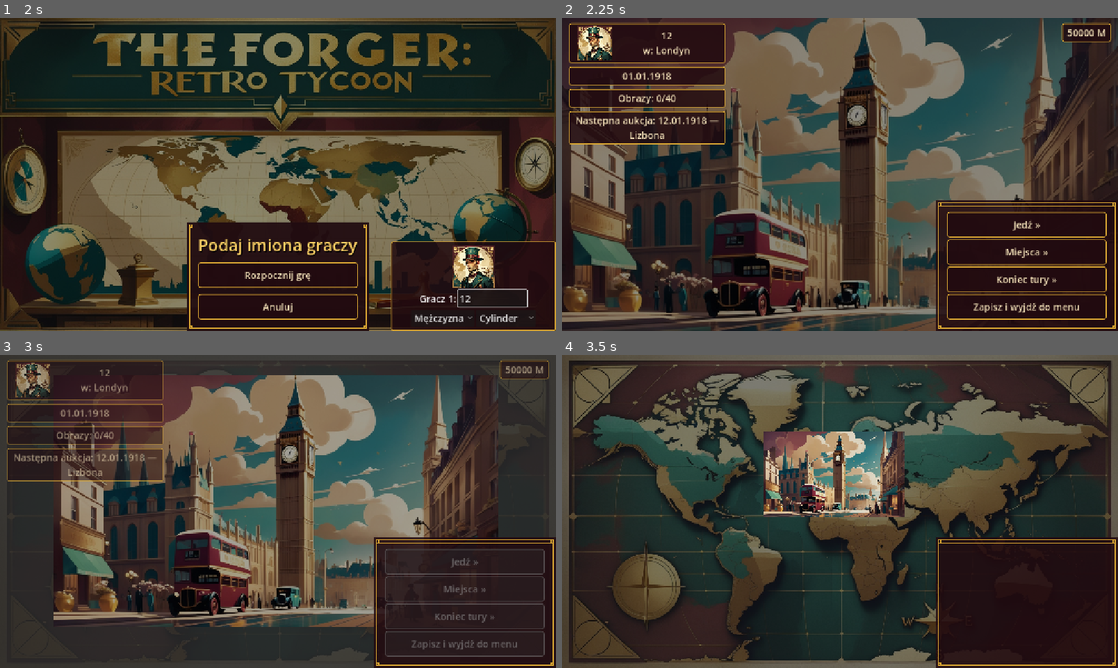
Above: before the commit, frames 1-4 (two rows, left to right).
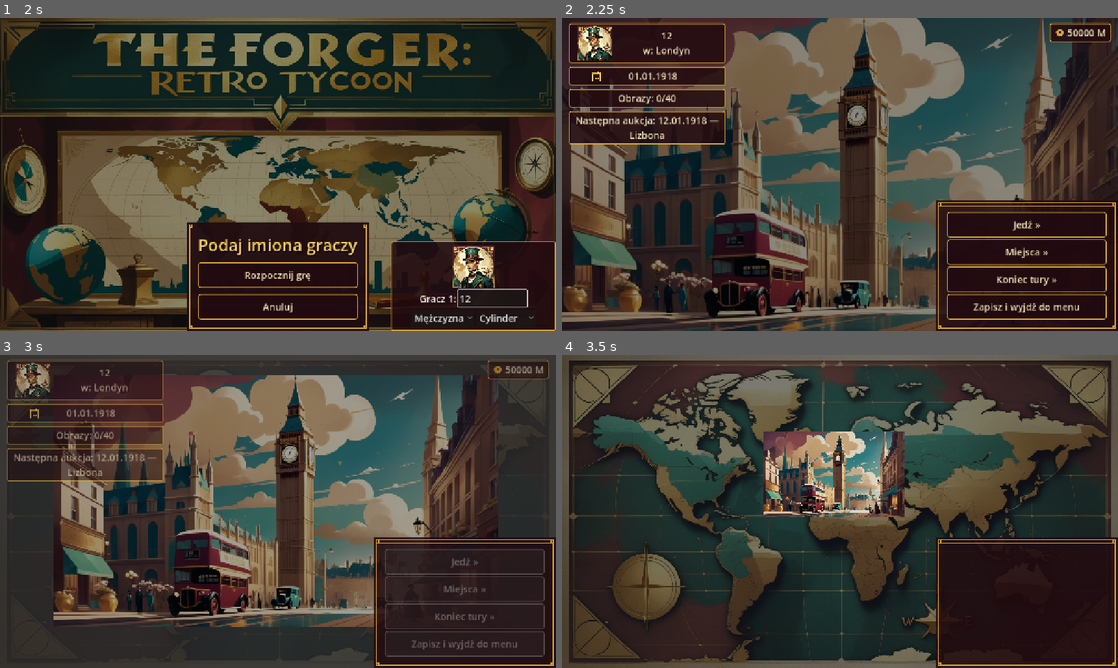
Above: after the commit, the same moments.

Repository: cinekm20/the-forger-retro-tycoon
Game: Godot game, scene res://scenes/main_menu/MainMenu.tscn
The game is run twice, just before and just after one commit, with the same random seed, the same clock (stepped at 60 frames per second) and the same inputs.
Inputs (mouse positions are in pixels of both pictures, inside the frame that each line leads up to):
- Up to frame 1 (2 s): click "Nowa gra" at 0.5 s; click (494, 299) at 1.27 s; type "12" at 1.35 s
- Up to frame 2 (2.25 s): click "Rozpocznij grę" at 2 s
- Up to frame 3 (3 s): click "Jedź »" at 2.75 s
- Up to frame 4 (3.5 s): no input

Frame 1 is identical in both runs. In frame 2, 0.3% of the frame differs, in the area x 5-91%, y 1-21%; in frame 3, 0.2%; in frame 4, nothing differs.

Commit message:
Dopnij ikony statystyk (gotówka/data/eksperckość) natywnie, bez Leonardo
Nowy StatIcon.gd (ten sam wzorzec co MapPin.gd/VaultIcon.gd/
PlantationTileIcon.gd) rysuje monetę, kalendarzyk i lupę. Doklejone
przez ScreenHelpers.make_info_box/make_corner_status_row do każdej
skrzynki gotówki/daty (Hub, Warehouse, ArtSchool, Races, StockMarket,
Market, SecurityScreen, Plantation, AuctionHouse) i przy eksperckości
w ArtSchool. Pasek postępu aukcji był już stylowany natywnie wcześniej.

Diff:
--- a/game/scenes/art_school/ArtSchool.gd
+++ b/game/scenes/art_school/ArtSchool.gd
@@ -23,6 +23,7 @@
 const QUIZ_IMAGE_SIZE := 280.0
 
 const ExpertisePuzzleScript := preload("res://scripts/ui/ExpertisePuzzle.gd")
+const StatIconScript := preload("res://scripts/ui/StatIcon.gd")
 const EXPERTISE_PUZZLE_IMAGE := "res://art/art_school/expertise_puzzle.jpg"
 const EXPERTISE_PUZZLE_SIZE := Vector2(240, 240)
 
@@ -36,6 +37,7 @@
 var money_label: Label
 var status_label: Label
 var expertise_label: Label
+var expertise_row: HBoxContainer
 var course_button: Button
 var quiz_section: VBoxContainer
 var quiz_result_label: Label
@@ -92,8 +94,15 @@
 
 	## Zgłoszenie użytkownika: "Eksperckość: NN%" ma być POD obrazem (nie
 	## razem z resztą tekstu nad nim) — jak podpis pod portretem konia w
-	## Races.gd.
-	expertise_label = ScreenHelpers.make_label(root, "")
+	## Races.gd. Ikona lupy (docs/GRAFIKA_LEONARDO.md wiersz 7b) doklejona z
+	## boku w osobnym wierszu — expertise_row (nie expertise_label) chowany/
+	## pokazywany razem z quizem, żeby ikona nie zostawała samotnie widoczna.
+	expertise_row = HBoxContainer.new()
+	expertise_row.alignment = BoxContainer.ALIGNMENT_CENTER
+	expertise_row.add_theme_constant_override("separation", 8)
+	root.add_child(expertise_row)
+	expertise_row.add_child(StatIconScript.new(StatIconScript.Kind.EXPERTISE))
+	expertise_label = ScreenHelpers.make_label(expertise_row, "")
 
 	## Sekcja quizu — ukryta, dopóki nie wykupiony jest kurs. Podmienia się z
 	## powyższymi etykietami/course_button (patrz _start_quiz/_close_quiz),
@@ -171,7 +180,7 @@
 	course_button.visible = false
 	explanation_label.visible = false
 	status_label.visible = false
-	expertise_label.visible = false
+	expertise_row.visible = false
 	expertise_puzzle.visible = false
 	quiz_section.visible = true
 
@@ -223,7 +232,7 @@
 	course_button.visible = true
 	explanation_label.visible = true
 	status_label.visible = true
-	expertise_label.visible = true
+	expertise_row.visible = true
 	expertise_puzzle.visible = true
 	_end_course_turn()
 
--- a/game/scenes/auction_house/AuctionHouse.gd
+++ b/game/scenes/auction_house/AuctionHouse.gd
@@ -20,6 +20,7 @@
 
 const BID_INCREMENT_RATIO := 0.1  ## gracz podbija o 10% szacunkowej wartości
 const BID_TIME_LIMIT := 20.0  ## sekundy realnego czasu na podbicie oferty
+const StatIconScript := preload("res://scripts/ui/StatIcon.gd")
 
 var current_number: int = -1
 var current_bid: float = 0.0
@@ -141,7 +142,7 @@
 	add_child(corner)
 
 	ScreenHelpers.make_turn_indicator(corner)
-	schedule_label = ScreenHelpers.make_info_box(corner, "")
+	schedule_label = ScreenHelpers.make_info_box(corner, "", 0.0, 0, StatIconScript.Kind.DATE)
 
 
 ## Skrzynka z przyciskiem(-ami) powrotu, w TYM SAMYM stylu co boczny panel
--- a/game/scenes/hub/Hub.gd
+++ b/game/scenes/hub/Hub.gd
@@ -44,6 +44,7 @@
 }
 
 const MapPinScript := preload("res://scripts/ui/MapPin.gd")
+const StatIconScript := preload("res://scripts/ui/StatIcon.gd")
 const ZOOM_OUT_DURATION := 0.9
 
 var location_label: Label
@@ -232,7 +233,7 @@
 	## make_info_box z min_width > 0 wymusza teraz stałą szerokość +
 	## zawijanie zamiast rozpychania skrzynki (patrz komentarz w
 	## screen_helpers.gd).
-	date_label = ScreenHelpers.make_info_box(left_column, "", 280.0)
+	date_label = ScreenHelpers.make_info_box(left_column, "", 280.0, 0, StatIconScript.Kind.DATE)
 	paintings_label = ScreenHelpers.make_info_box(left_column, "", 280.0)
 	## Skrzynka "NEXT AUCTION IS: ..." z oryginału — widoczna niezależnie od
 	## typu aktualnego miasta, bo termin aukcji dotyczy jednego z 5 miast
@@ -248,7 +249,7 @@
 	right_column.size_flags_vertical = Control.SIZE_SHRINK_BEGIN
 	row.add_child(right_column)
 
-	money_label = ScreenHelpers.make_info_box(right_column, "")
+	money_label = ScreenHelpers.make_info_box(right_column, "", 0.0, 0, StatIconScript.Kind.MONEY)
 	warning_label = ScreenHelpers.make_label(right_column, "")
 	warning_label.autowrap_mode = TextServer.AUTOWRAP_WORD
 	warning_label.add_theme_color_override("font_color", ScreenHelpers.COLOR_GOLD_BRIGHT)
--- a/game/scenes/plantation/Plantation.gd
+++ b/game/scenes/plantation/Plantation.gd
@@ -4,6 +4,7 @@
 ## Grafikę (docs/GRAFIKA_LEONARDO.md §3) podepniemy później bez zmiany logiki.
 
 const PlantationTileIconScript := preload("res://scripts/ui/PlantationTileIcon.gd")
+const StatIconScript := preload("res://scripts/ui/StatIcon.gd")
 
 ## Muszą się zgadzać z faktycznym stylem grid_frame/grid_container niżej —
 ## używane do przeliczenia rozmiaru POJEDYNCZEGO pola z docelowego rozmiaru
@@ -132,7 +133,7 @@
 	## (nie osobna skrzynka w rogu ekranu jak na innych ekranach) — siatka MA
 	## być liczona na całą wysokość viewportu bez żadnych wyjątków, więc tu
 	## etykieta jest zwykłym elementem info_column, nie absolutnym overlayem.
-	location_label = ScreenHelpers.make_info_box(info_column, "")
+	location_label = ScreenHelpers.make_info_box(info_column, "", 0.0, 0, StatIconScript.Kind.DATE)
 	ScreenHelpers.make_title(info_column, "Plantacje")
 	ScreenHelpers.make_turn_indicator(info_column)
 
@@ -245,7 +246,7 @@
 	## siebie, legenda tu tylko dopowiada, co dana ikonka oznacza).
 	## Zgłoszenie użytkownika: gotówka NAD napisem "Legenda", ta sama zasada
 	## co location_label nad "Plantacje" wyżej — bez naruszania wysokości siatki.
-	money_label = ScreenHelpers.make_info_box(legend_column, "")
+	money_label = ScreenHelpers.make_info_box(legend_column, "", 0.0, 0, StatIconScript.Kind.MONEY)
 	ScreenHelpers.make_title(legend_column, "Legenda")
 	_add_legend_row(legend_column, PlantationTileIconScript.Kind.RIVER, "", false, tr("Rzeka"))
 	_add_legend_row(legend_column, PlantationTileIconScript.Kind.VACANT, "", false, tr("Wolne pole (do kupienia)"))
--- /dev/null
+++ b/game/scripts/ui/StatIcon.gd
@@ -0,0 +1,81 @@
+class_name StatIcon
+extends Control
+## Małe ikonki statystyk (gotówka/data/eksperckość) rysowane natywnie w
+## Godocie — ten sam powód co MapPin.gd/VaultIcon.gd/PlantationTileIcon.gd
+## (Leonardo.ai uparcie generuje pełne sceny zamiast małych, wyizolowanych
+## ikon, patrz docs/GRAFIKA_LEONARDO.md, wiersz 7b "Plan produkcji"). Jedna
+## klasa z enum Kind (jak PlantationTileIcon.gd), nie osobny plik na ikonę —
+## trzy warianty dzielą ten sam rozmiar/paletę i zawsze stoją tuż obok
+## etykiety tekstowej tej samej wysokości (ScreenHelpers.BODY_FONT_SIZE).
+
+enum Kind { MONEY, DATE, EXPERTISE }
+
+const ICON_SIZE := Vector2(22, 22)
+
+const COLOR_GOLD := Color(0.85, 0.65, 0.2)
+const COLOR_GOLD_BRIGHT := Color(1.0, 0.83, 0.4)
+const COLOR_BURGUNDY_DARK := Color(0.13, 0.04, 0.06)
+
+var kind: int = Kind.MONEY
+
+
+func _init(icon_kind: int = Kind.MONEY) -> void:
+	kind = icon_kind
+	custom_minimum_size = ICON_SIZE
+	size = ICON_SIZE
+	mouse_filter = Control.MOUSE_FILTER_IGNORE
+
+
+func _draw() -> void:
+	match kind:
+		Kind.MONEY:
+			_draw_money()
+		Kind.DATE:
+			_draw_date()
+		Kind.EXPERTISE:
+			_draw_expertise()
+
+
+## Moneta: wypełnione złote kółko + ciemniejszy rąbek + rombowy "wygrawerowany"
+## akcent na środku (zamiast dosłownego symbolu waluty — czytelne we
+## wszystkich trzech językach gry, PL/EN/DE).
+func _draw_money() -> void:
+	var center := size * 0.5
+	var r := size.x * 0.42
+	draw_circle(center, r, COLOR_GOLD)
+	draw_arc(center, r, 0.0, TAU, 20, COLOR_BURGUNDY_DARK, 1.5, true)
+	var d := r * 0.42
+	draw_colored_polygon(PackedVector2Array([
+		center + Vector2(0, -d),
+		center + Vector2(d, 0),
+		center + Vector2(0, d),
+		center + Vector2(-d, 0),
+	]), COLOR_BURGUNDY_DARK)
+
+
+## Kalendarzyk: prostokąt z nagłówkiem u góry + dwie "uszka" spirali + trzy
+## kropki siatki dni.
+func _draw_date() -> void:
+	var body := Rect2(Vector2(size.x * 0.1, size.y * 0.22), Vector2(size.x * 0.8, size.y * 0.68))
+	draw_rect(body, COLOR_GOLD_BRIGHT, false, 1.6)
+	var header := Rect2(body.position, Vector2(body.size.x, body.size.y * 0.28))
+	draw_rect(header, COLOR_GOLD)
+	for i in 2:
+		var x := size.x * (0.3 + i * 0.4)
+		draw_line(Vector2(x, size.y * 0.12), Vector2(x, size.y * 0.3), COLOR_GOLD_BRIGHT, 1.6)
+	var dot_r := size.x * 0.045
+	for i in 3:
+		var dot_x := body.position.x + body.size.x * (0.22 + i * 0.28)
+		var dot_y := body.position.y + body.size.y * 0.68
+		draw_circle(Vector2(dot_x, dot_y), dot_r, COLOR_GOLD_BRIGHT)
+
+
+## Lupa (badanie autentyczności obrazu): pierścień + rączka po przekątnej.
+func _draw_expertise() -> void:
+	var lens_center := size * Vector2(0.42, 0.42)
+	var lens_r := size.x * 0.28
+	draw_arc(lens_center, lens_r, 0.0, TAU, 20, COLOR_GOLD_BRIGHT, 2.2, true)
+	var dir := Vector2(1, 1).normalized()
+	var handle_start := lens_center + dir * lens_r
+	var handle_end := handle_start + dir * size.x * 0.34
+	draw_line(handle_start, handle_end, COLOR_GOLD_BRIGHT, 2.6)
--- a/game/scripts/ui/screen_helpers.gd
+++ b/game/scripts/ui/screen_helpers.gd
@@ -322,7 +322,10 @@
 	return label
 
 
-static func make_label(root: VBoxContainer, text: String) -> Label:
+## root: Container (nie tylko VBoxContainer) — pozwala budować etykietę
+## bezpośrednio w HBoxContainerze (np. wiersz ikona+tekst eksperckości w
+## ArtSchool.gd), oba dziedziczą po Container/BoxContainer.
+static func make_label(root: Container, text: String) -> Label:
 	var label := Label.new()
 	label.text = text
 	label.horizontal_alignment = HORIZONTAL_ALIGNMENT_CENTER
@@ -338,6 +341,9 @@
 	return label
 
 
+const StatIconScript := preload("res://scripts/ui/StatIcon.gd")
+const STAT_ICON_SEPARATION := 6.0
+
 ## Etykieta w osobnej oprawionej "skrzynce" (złota ramka + ciemne tło) —
 ## tak jak w oryginale pasek stanu to kilka osobnych skrzynek (imię gracza +
 ## lokalizacja, gotówka, data), nie jeden zbity ciąg tekstu. Używać dla
@@ -351,7 +357,11 @@
 ## szerokość). Ustawiamy custom_minimum_size.x na SAMEJ etykiecie (nie tylko
 ## na panelu) + autowrap, więc dłuższy tekst zawija się na kolejny wiersz
 ## zamiast rozpychać skrzynkę.
-static func make_info_box(root: Container, text: String, min_width: float = 0.0, font_size: int = 0) -> Label:
+## icon_kind opcjonalny (StatIcon.Kind, domyślnie -1 = brak ikony) — dokleja
+## StatIcon.gd po lewej stronie tekstu wewnątrz tej samej skrzynki, patrz
+## docs/GRAFIKA_LEONARDO.md wiersz 7b (ikony statystyk zamiast grafiki z
+## Leonardo, ten sam powód co MapPin.gd/VaultIcon.gd).
+static func make_info_box(root: Container, text: String, min_width: float = 0.0, font_size: int = 0, icon_kind: int = -1) -> Label:
 	var box := StyleBoxFlat.new()
 	box.bg_color = Color(COLOR_BURGUNDY_DARK.r, COLOR_BURGUNDY_DARK.g, COLOR_BURGUNDY_DARK.b, 0.85)
 	box.border_color = COLOR_GOLD
@@ -376,9 +386,19 @@
 	## powinna zostać na mniejszym rozmiarze.
 	label.add_theme_font_size_override("font_size", font_size if font_size > 0 else BODY_FONT_SIZE)
 	if min_width > 0.0:
-		label.custom_minimum_size = Vector2(min_width - box.content_margin_left - box.content_margin_right, 0)
+		var reserved_for_icon := (StatIconScript.ICON_SIZE.x + STAT_ICON_SEPARATION) if icon_kind >= 0 else 0.0
+		label.custom_minimum_size = Vector2(min_width - box.content_margin_left - box.content_margin_right - reserved_for_icon, 0)
 		label.autowrap_mode = TextServer.AUTOWRAP_WORD
-	panel.add_child(label)
+
+	if icon_kind >= 0:
+		var row := HBoxContainer.new()
+		row.alignment = BoxContainer.ALIGNMENT_CENTER
+		row.add_theme_constant_override("separation", STAT_ICON_SEPARATION)
+		panel.add_child(row)
+		row.add_child(StatIconScript.new(icon_kind))
+		row.add_child(label)
+	else:
+		panel.add_child(label)
 	return label
 
 
@@ -403,7 +423,10 @@
 	var left_column := VBoxContainer.new()
 	left_column.size_flags_vertical = Control.SIZE_SHRINK_BEGIN
 	row.add_child(left_column)
-	var left_label := make_info_box(left_column, left_text)
+	## left_text to zawsze "Miasto\nData" (patrz wywołania w Warehouse.gd/
+	## ArtSchool.gd/Races.gd/StockMarket.gd/Market.gd/SecurityScreen.gd) —
+	## ikona kalendarza pasuje, mimo że pierwsza linia to lokalizacja.
+	var left_label := make_info_box(left_column, left_text, 0.0, 0, StatIconScript.Kind.DATE)
 
 	var spacer := Control.new()
 	spacer.size_flags_horizontal = Control.SIZE_EXPAND_FILL
@@ -413,7 +436,7 @@
 	var right_column := VBoxContainer.new()
 	right_column.size_flags_vertical = Control.SIZE_SHRINK_BEGIN
 	row.add_child(right_column)
-	var right_label := make_info_box(right_column, right_text)
+	var right_label := make_info_box(right_column, right_text, 0.0, 0, StatIconScript.Kind.MONEY)
 
 	return {"left": left_label, "right": right_label}
 
Not shown, changed: README.md
Not shown, changed: docs/GRAFIKA_LEONARDO.md
